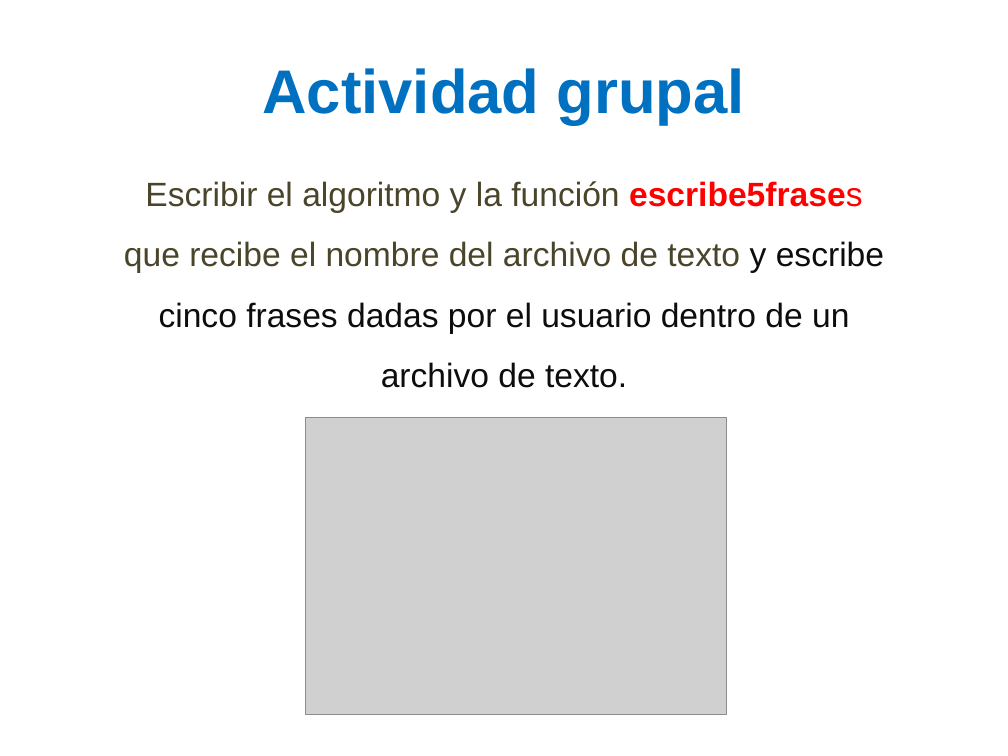
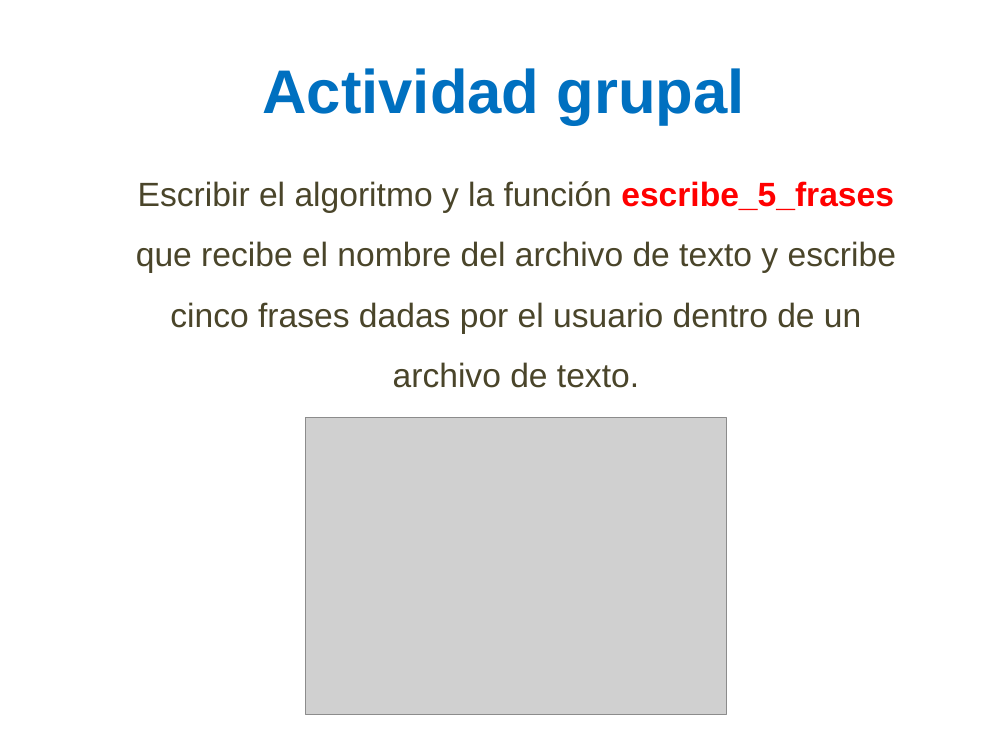
Before and after one commit to lizetheP/PensamientoC, a slide deck: slide 18 of CalendarioAgo20L/presentaciones/12_Archivos.pptx (slide 21 before the commit). Drawn at 1008x756 pixels with LibreOffice and Linux fonts; fonts in the diff are those of the drawing; grey boxes stand for pictures. Boxes give left, top, right and bottom in pixels: in the first picture for what was removed or moved away, otherwise in the second. Text is boxed around its words. In the diff, an @@ line names an element or a change of style, - is before the commit and + after.

```diff
--- a/CalendarioAgo20L/presentaciones/12_Archivos.pptx
+++ b/CalendarioAgo20L/presentaciones/12_Archivos.pptx
@@ text at [136,181,896,388]: text changed @@
-Escribir el algoritmo y la función escribe5frases que recibe el nombre del archivo de texto y escribe cinco frases dadas por el usuario dentro de un archivo de texto.
+Escribir el algoritmo y la función escribe_5_frases que recibe el nombre del archivo de texto y escribe cinco frases dadas por el usuario dentro de un archivo de texto.
```
Also in this commit, not shown: 15 other slides changed, 3 slides removed, 2 other files.
